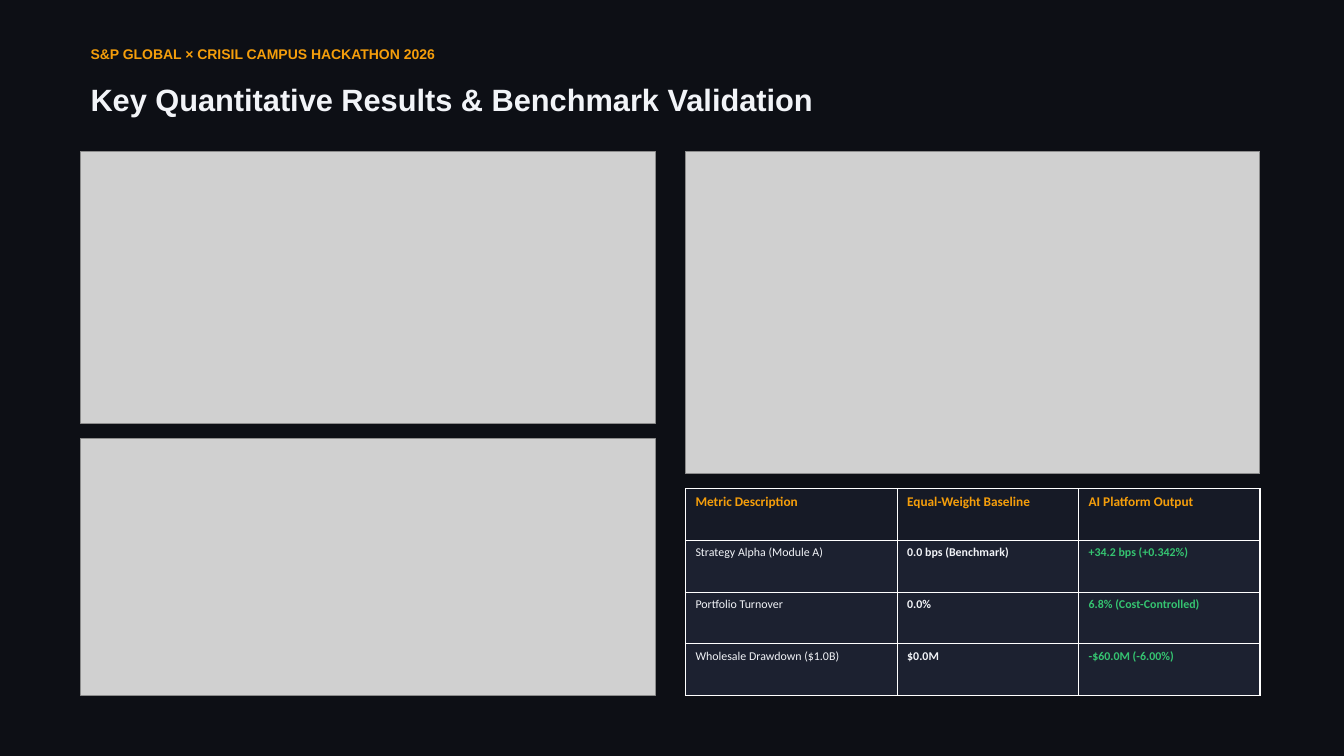
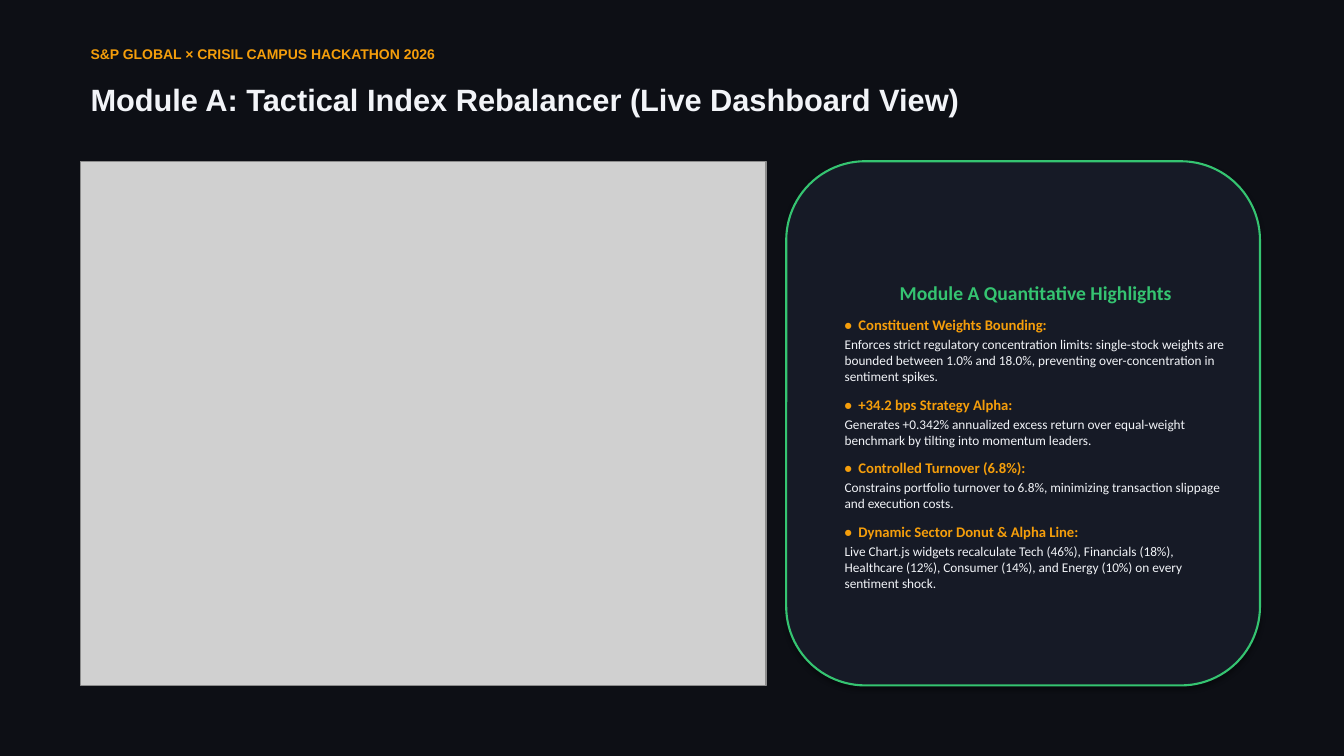
Before and after one commit to Vedant-Nalge/S-P-Crisil-Hackathon, a slide deck: slide 5 of docs/presentation.pptx. Drawn at 1344x756 pixels with LibreOffice and Linux fonts; fonts in the diff are those of the drawing; grey boxes stand for pictures. Boxes give left, top, right and bottom in pixels: in the first picture for what was removed or moved away, otherwise in the second. Text is boxed around its words. In the diff, an @@ line names an element or a change of style, - is before the commit and + after.

Commit message:
docs: attach live website dashboard screenshots across all modules in master PPTX deck

```diff
--- a/docs/presentation.pptx
+++ b/docs/presentation.pptx
@@ text at <box>91,88,959,116</box>: text changed @@
-Key Quantitative Results & Benchmark Validation
+Module A: Tactical Index Rebalancer (Live Dashboard View)
@@ picture: place and size @@
-picture at <box>81,151,655,423</box>
+picture at <box>81,161,766,686</box>
@@ picture removed at <box>686,151,1260,474</box> @@
@@ rounded rectangle added at <box>786,161,1260,686</box>, fill #161A26, outline #35C471 1.5 pt, 9.5 pt, text #F2F4F8 @@
+Module A Quantitative Highlights
+• Constituent Weights Bounding:
+Enforces strict regulatory concentration limits: single-stock weights are bounded between 1.0% and 18.0%, preventing over-concentration in sentiment spikes.
+• +34.2 bps Strategy Alpha:
+Generates +0.342% annualized excess return over equal-weight benchmark by tilting into momentum leaders.
+• Controlled Turnover (6.8%):
+Constrains portfolio turnover to 6.8%, minimizing transaction slippage and execution costs.
+• Dynamic Sector Donut & Alpha Line:
+Live Chart.js widgets recalculate Tech (46%), Financials (18%), Healthcare (12%), Consumer (14%), and Energy (10%) on every sentiment shock.
@@ picture removed at <box>81,439,655,696</box> @@
@@ table removed at <box>686,489,1260,696</box>, 4 rows, 3 columns @@
-Metric Description | Equal-Weight Baseline | AI Platform Output
-Strategy Alpha (Module A) | 0.0 bps (Benchmark) | +34.2 bps (+0.342%)
-Portfolio Turnover | 0.0% | 6.8% (Cost-Controlled)
-Wholesale Drawdown ($1.0B) | $0.0M | -$60.0M (-6.00%)
```
Also in this commit, not shown: 3 other slides changed, 1 slide added, 1 slide removed, 9 other files.
